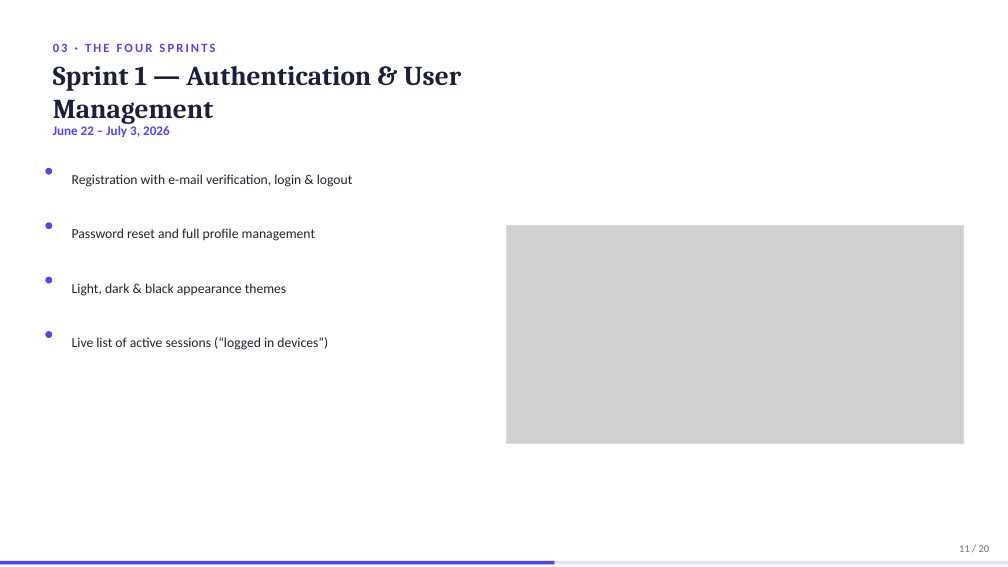
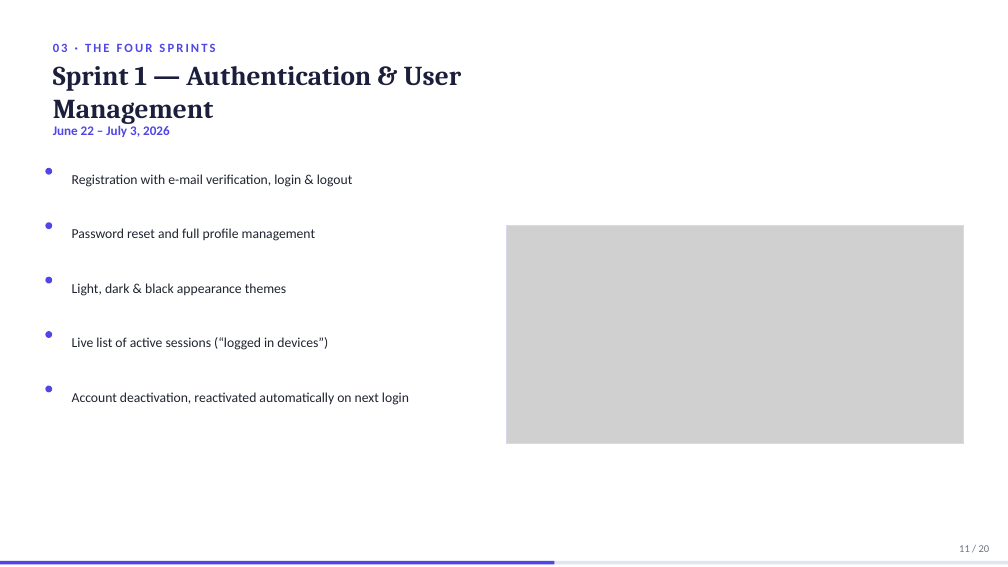
Before and after one commit to domdomxy/synkro, a slide deck: slide 11 of Synkro_PFA_Defense.pptx. Drawn at 1008x567 pixels with LibreOffice and Linux fonts; fonts in the diff are those of the drawing; grey boxes stand for pictures. Boxes give left, top, right and bottom in pixels: in the first picture for what was removed or moved away, otherwise in the second. Text is boxed around its words. In the diff, an @@ line names an element or a change of style, - is before the commit and + after.

```diff
--- a/Synkro_PFA_Defense.pptx
+++ b/Synkro_PFA_Defense.pptx
@@ ellipse added at [45, 386, 52, 392], fill #4F46E5 @@
@@ text added at [72, 392, 409, 405], 13 pt, text #1F2430 @@
+Account deactivation, reactivated automatically on next login
```
Also in this commit, not shown: 3 other slides changed, 3 other files.
